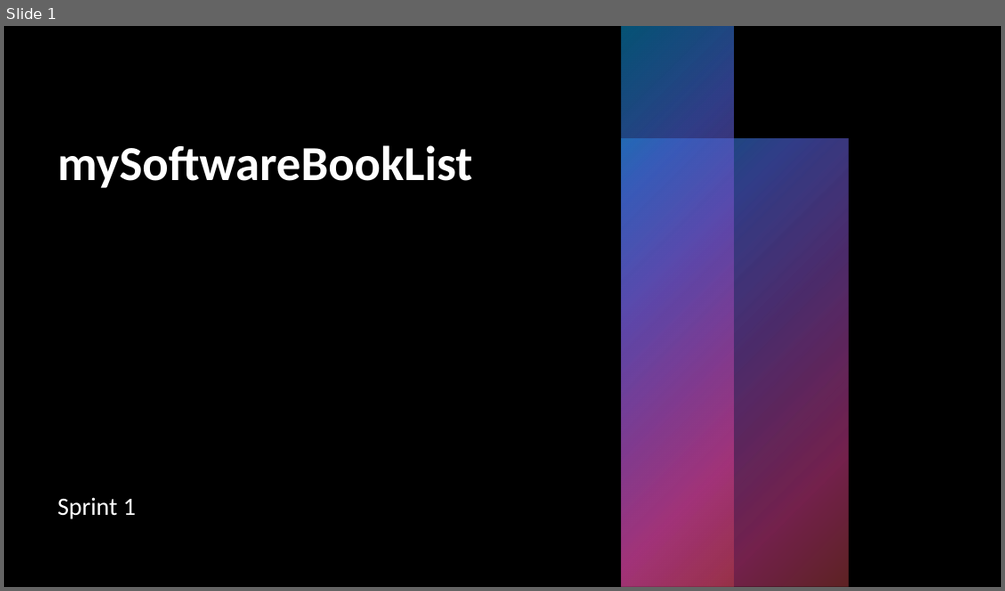
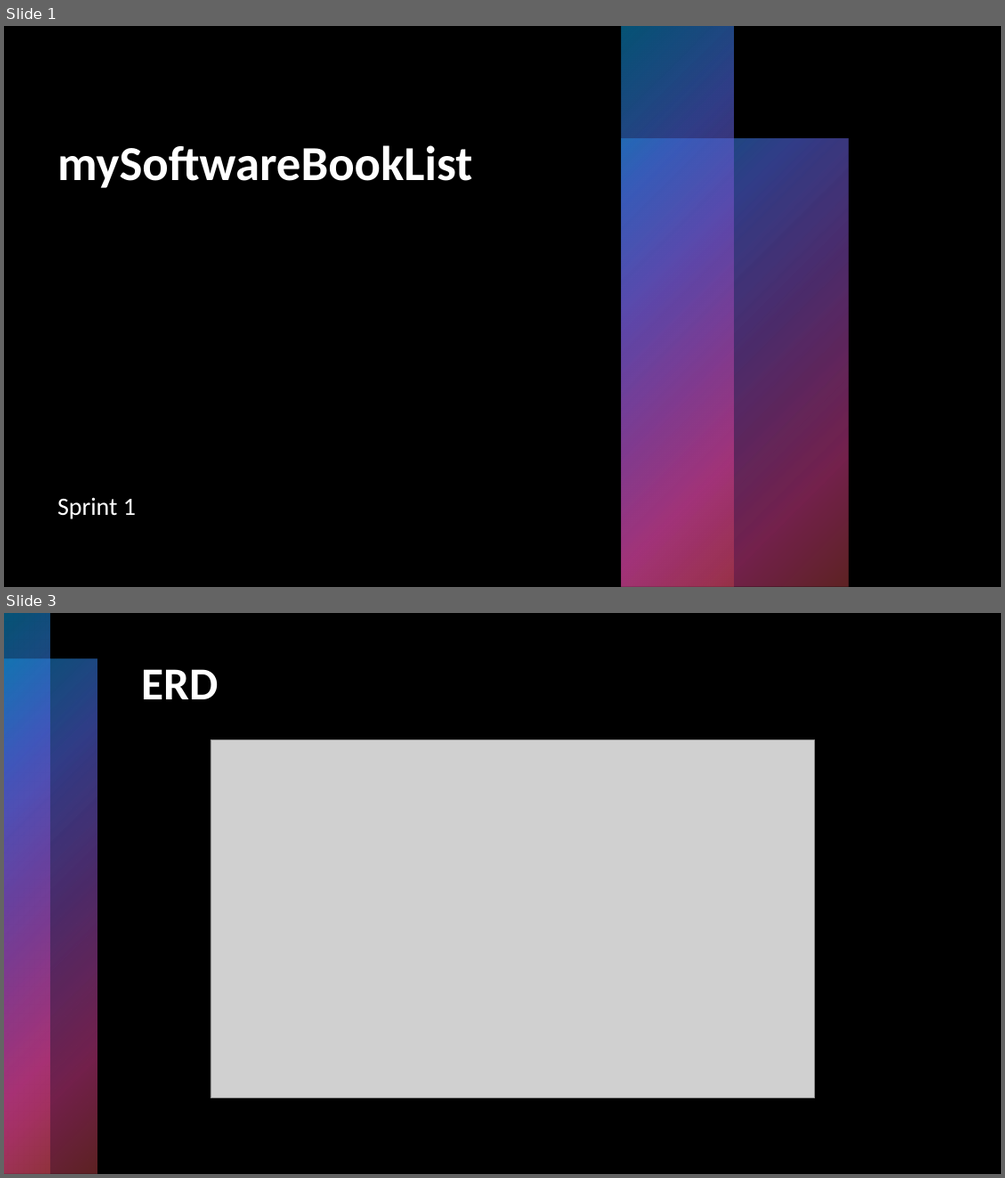
Before and after one commit to TouC001/group-project, a slide deck: documents/SoftwareBookList_Sprint_1_Presentation.pptx. Shown one above the other, each under a label of ours: slide 1 before the commit, slides 1 and 3 after it; the slides between them are not shown. The pictures are 1005x591 and 1005x1178 pixels, drawn with LibreOffice and Linux fonts; fonts in the diff are those of the drawing; grey boxes stand for pictures; background and template pictures are left out. Boxes give left, top, right and bottom in pixels: in the first picture for what was removed or moved away, otherwise in the second. Text is boxed around its words. In the diff, an @@ line names an element or a change of style, - is before the commit and + after.

```diff
--- a/documents/SoftwareBookList_Sprint_1_Presentation.pptx
+++ b/documents/SoftwareBookList_Sprint_1_Presentation.pptx
@@ slide 3 added at [4,613,1001,1174], background #000000 @@
@@ rectangle added at [4,613,50,1174], fill gradient #0BA5E8 to #5066E1 to #894EC0 to #E54196 to #BE4449 @@
@@ rectangle added at [4,659,97,1174], fill gradient #0BA5E8 to #5066E1 to #894EC0 to #E54196 to #BE4449 @@
@@ title added at [141,669,218,699], 44 pt, text #FFFFFF, bold @@
+ERD
@@ picture added at [210,740,815,1098] @@
```
Also in this commit, not shown: 1 slide changed, 4 other slides added, 3 other files.
